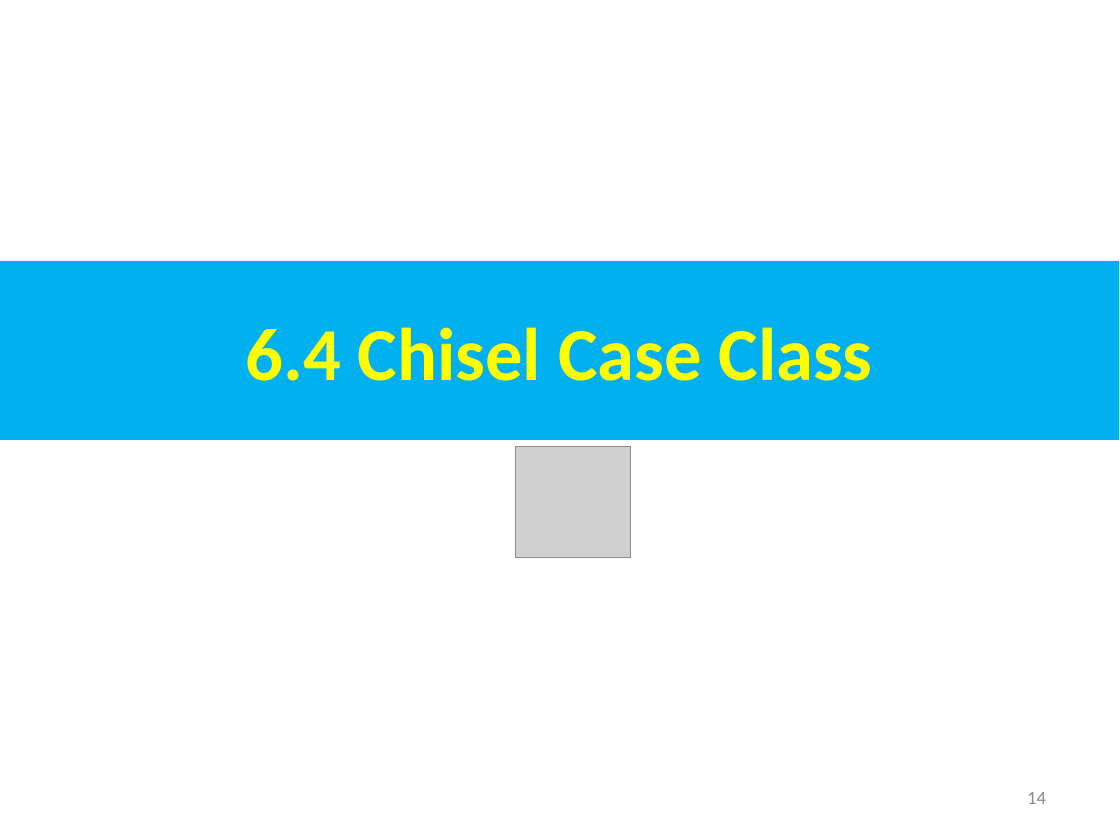
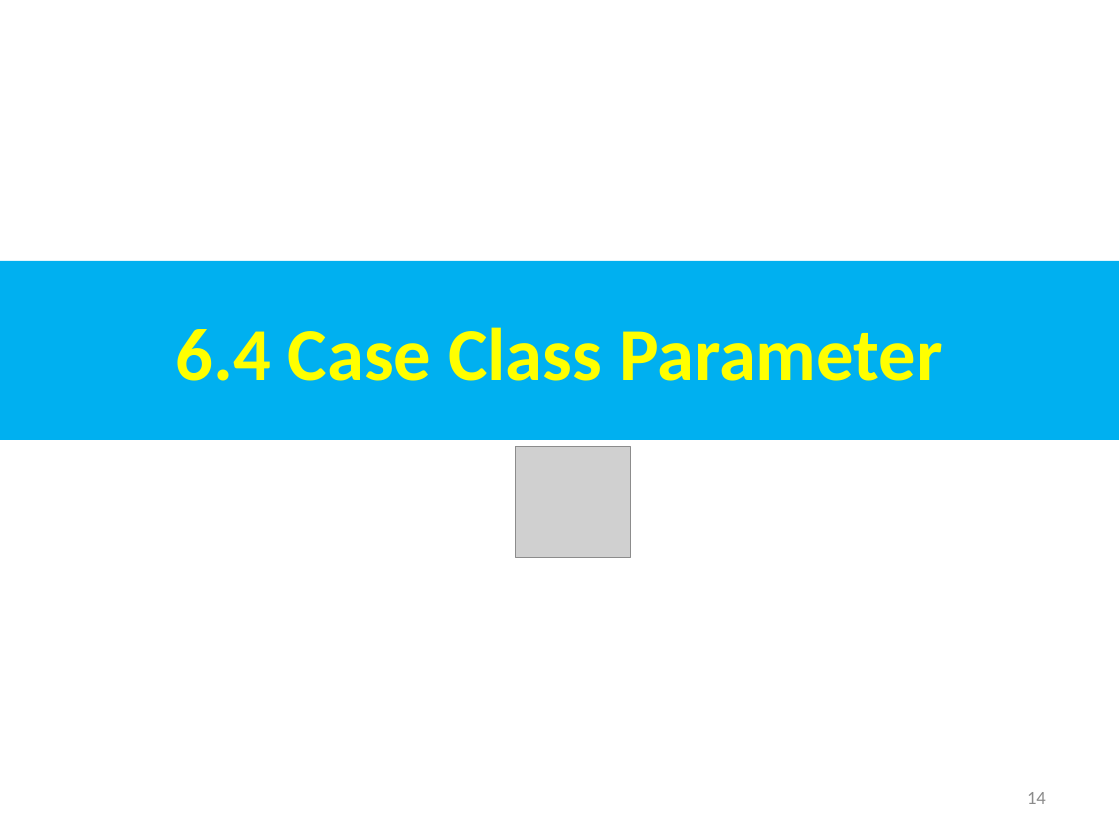
Before and after one commit to peterhchen/AIU_CS800_Chisel, a slide deck: slide 14 of 500_UCSC_HWD/007_Decoup/000_Video/007.Decoup.ppt. Drawn at 1120x840 pixels with LibreOffice and Linux fonts; fonts in the diff are those of the drawing; grey boxes stand for pictures. Boxes give left, top, right and bottom in pixels: in the first picture for what was removed or moved away, otherwise in the second. Text is boxed around its words. In the diff, an @@ line names an element or a change of style, - is before the commit and + after.

```diff
--- a/500_UCSC_HWD/007_Decoup/000_Video/007.Decoup.ppt
+++ b/500_UCSC_HWD/007_Decoup/000_Video/007.Decoup.ppt
@@ text in rectangle at bbox=[175, 327, 943, 381]: text changed @@
-6.4 Chisel Case Class
+6.4 Case Class Parameter
```
Also in this commit, not shown: 1 other slide changed, 33 slides added.
